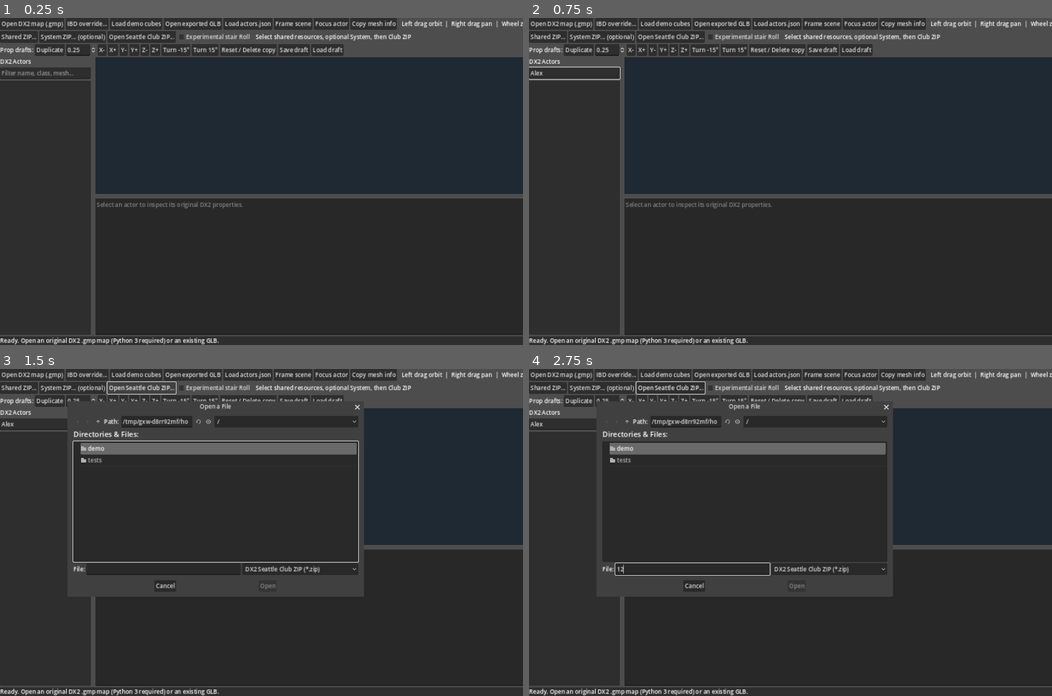
Above: before the commit, frames 1-4 (two rows, left to right).
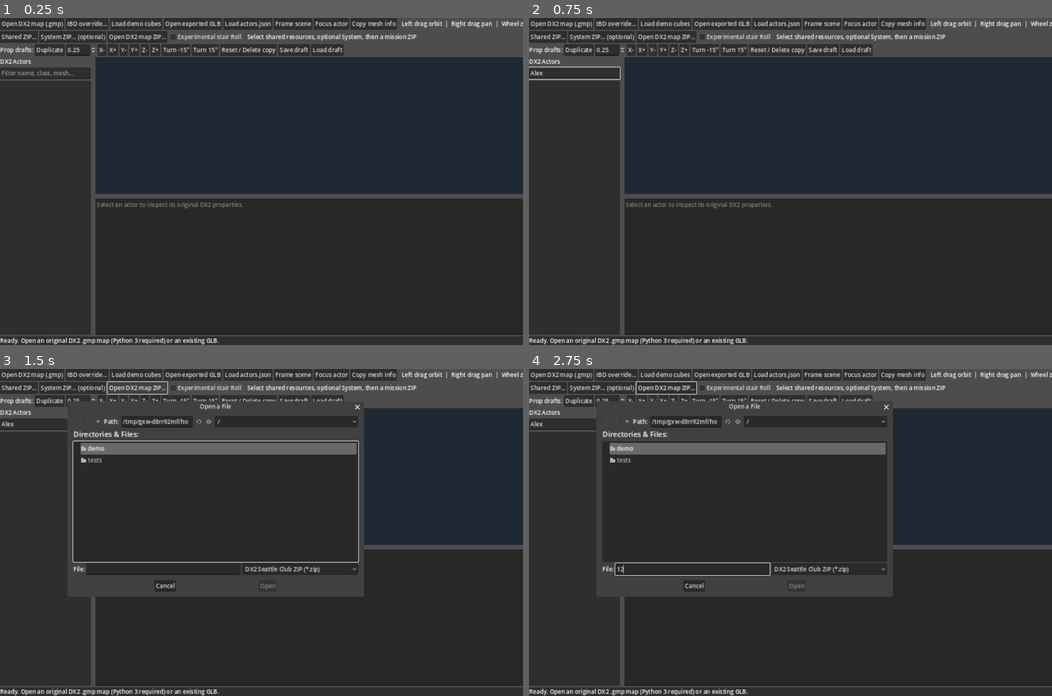
Above: after the commit, the same moments.

Repository: JakX2/Deus-Ex-2-SDK
Game: Godot game, scene res://main.tscn
The game is run twice, just before and just after one commit, with the same random seed, the same clock (stepped at 60 frames per second) and the same inputs.
Inputs (mouse positions are in pixels of both pictures, inside the frame that each line leads up to):
- Up to frame 1 (0.25 s): no input
- Up to frame 2 (0.75 s): click (576, 73) at 0.52 s; type "Alex" at 0.6 s
- Up to frame 3 (1.5 s): click (141, 388) at 1.25 s, where only the run before the commit has a clickable "Open Seattle Club ZIP..."
- Up to frame 4 (2.75 s): click (691, 568) at 2.02 s; type "12" at 2.1 s

The runs differ from the first frame. In frame 1, 0.6% of the frame differs, in the area x 24-80%, y 4-8%; in frame 2, 0.6%; in frame 3, 0.6%; in frame 4, 0.6%, in the area x 24-80%, y 3-17%.

Commit message:
Make DX2Ed ZIP button import Seattle Hub and Club automatically

Diff:
--- a/native_editor/godot_editor/main.gd
+++ b/native_editor/godot_editor/main.gd
@@ -124,8 +124,8 @@
     system_zip_btn.pressed.connect(func(): system_zip_dialog.popup_centered_ratio(0.73))
     zip_bar.add_child(system_zip_btn)
     var club_zip_btn := Button.new()
-    club_zip_btn.text = "Open Seattle Club ZIP..."
-    club_zip_btn.tooltip_text = "Safely stage the Club ZIP with the selected shared resources and open the GMP"
+    club_zip_btn.text = "Open DX2 map ZIP..."
+    club_zip_btn.tooltip_text = "Safely stage any ZIP with exactly one GMP and one mission IBD (Seattle Hub/Club), then import the map"
     club_zip_btn.pressed.connect(func(): club_zip_dialog.popup_centered_ratio(0.73))
     zip_bar.add_child(club_zip_btn)
     var stairs_toggle := CheckBox.new()
@@ -135,7 +135,7 @@
     stairs_toggle.toggled.connect(_set_stair_preview)
     zip_bar.add_child(stairs_toggle)
     var zip_hint := Label.new()
-    zip_hint.text = "  Select shared resources, optional System, then Club ZIP"
+    zip_hint.text = "  Select shared resources, optional System, then a mission ZIP"
     zip_bar.add_child(zip_hint)
 
     var prop_bar := HBoxContainer.new()
@@ -311,14 +311,14 @@
         return
     var cache_root := OS.get_user_data_dir().path_join("zip_staging")
     build_thread = Thread.new()
-    status_label.text = "Preparing Seattle Club source archives in a private, read-only cache..."
+    status_label.text = "Preparing DX2 mission archives in a private cache..."
     var result := build_thread.start(_run_zip_stage.bind(backend, path, chosen_shared_zip, chosen_system_zip, cache_root))
     if result != OK:
         build_thread = null
         status_label.text = "Could not start ZIP worker: " + error_string(result)
 
 func _run_zip_stage(script: String, club: String, shared: String, system_zip: String, cache_root: String) -> void:
-    var args := PackedStringArray([script, "--club", club, "--maps", shared, "--output-root", cache_root])
+    var args := PackedStringArray([script, "--club", club, "--maps", shared, "--map-name", "auto", "--mission-name", "auto", "--output-root", cache_root])
     if system_zip != "":
         args.append_array(PackedStringArray(["--system", system_zip]))
     var output: Array = []
